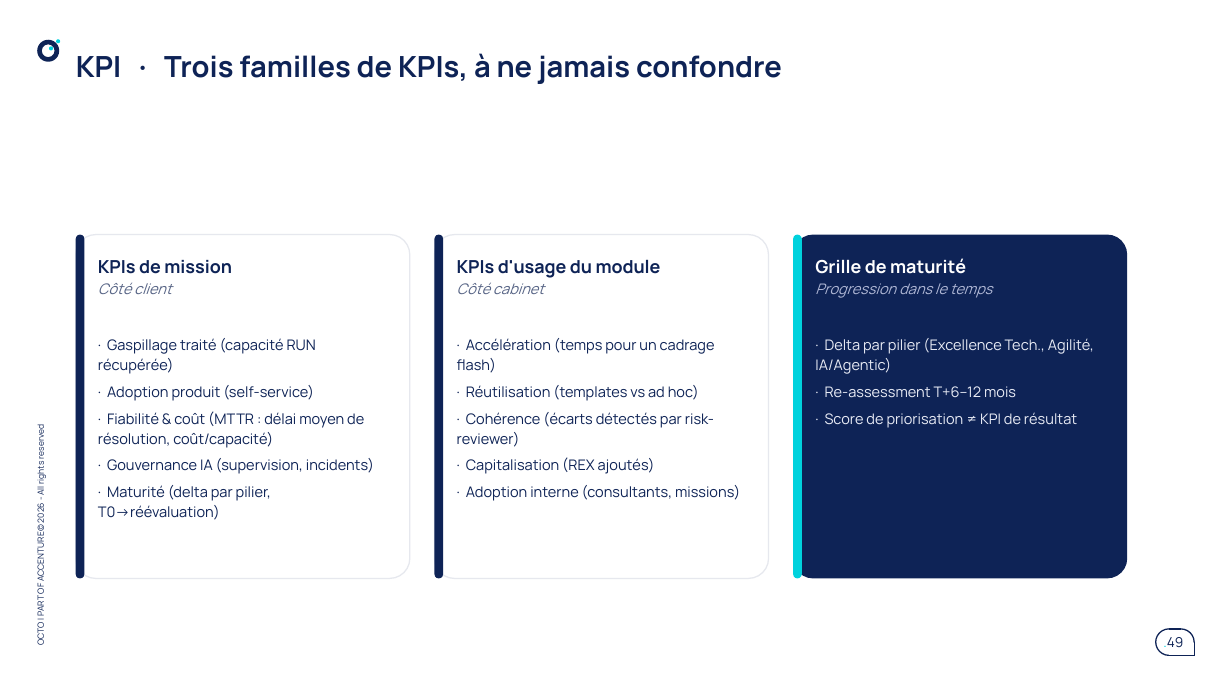
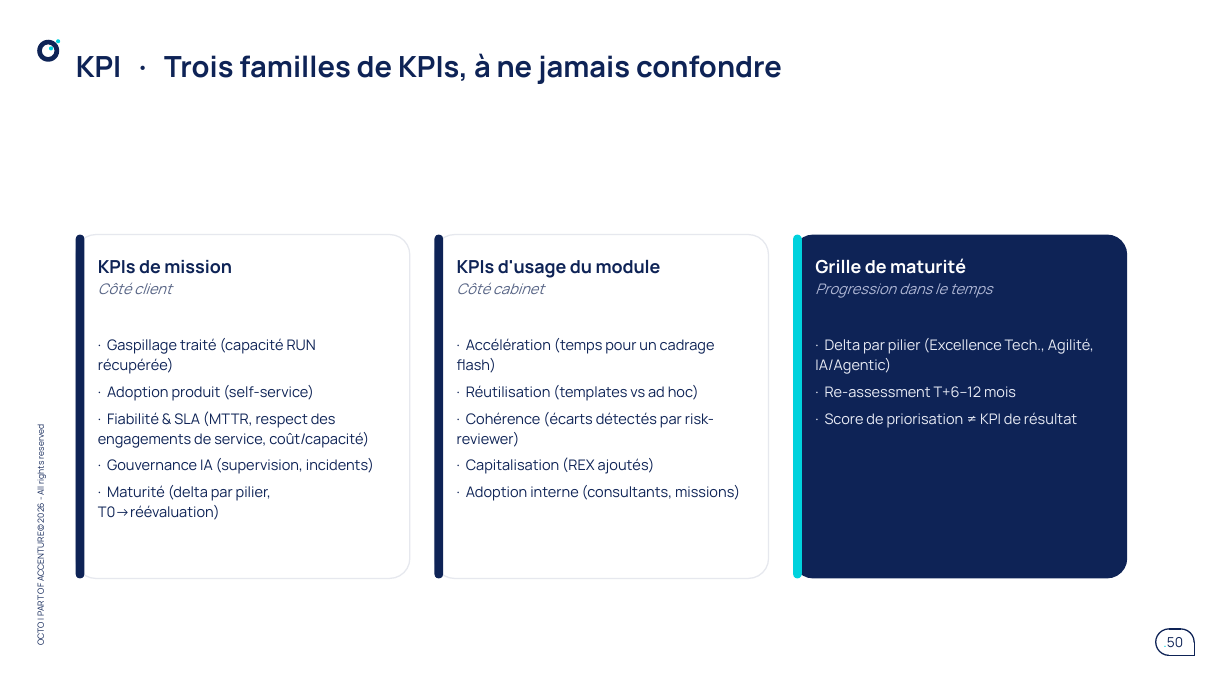
Before and after one commit to claudecamus-dot/Vscode3, a slide deck: slide 50 of docs/cadrage-ppt/bmad-iap-cadrage-synthese.pptx (slide 49 before the commit). Drawn at 1232x693 pixels with LibreOffice and Linux fonts; fonts in the diff are those of the drawing. Boxes give left, top, right and bottom in pixels: in the first picture for what was removed or moved away, otherwise in the second. Text is boxed around its words. In the diff, an @@ line names an element or a change of style, - is before the commit and + after.

```diff
--- a/docs/cadrage-ppt/bmad-iap-cadrage-synthese.pptx
+++ b/docs/cadrage-ppt/bmad-iap-cadrage-synthese.pptx
@@ text at (98,411,369,448): text changed @@
-· Fiabilité & coût (MTTR : délai moyen de résolution, coût/capacité)
+· Fiabilité & SLA (MTTR, respect des engagements de service, coût/capacité)
@@ page number at (1163,637,1183,648): text changed @@
-.49
+.50
```
Also in this commit, not shown: 2 other slides changed, 1 slide added, 2 other files.
